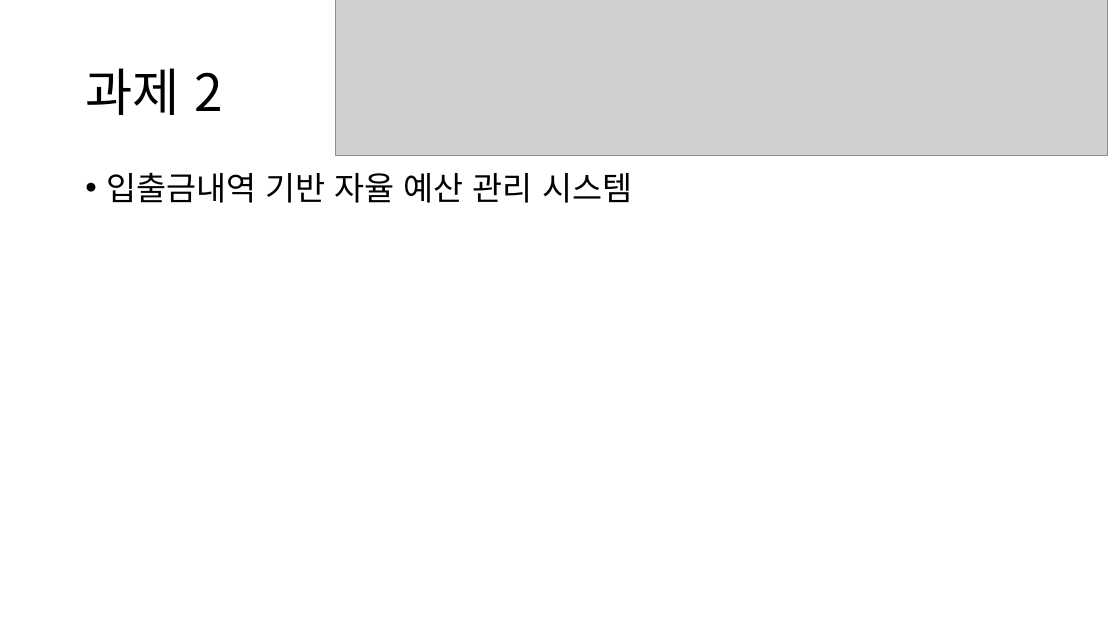
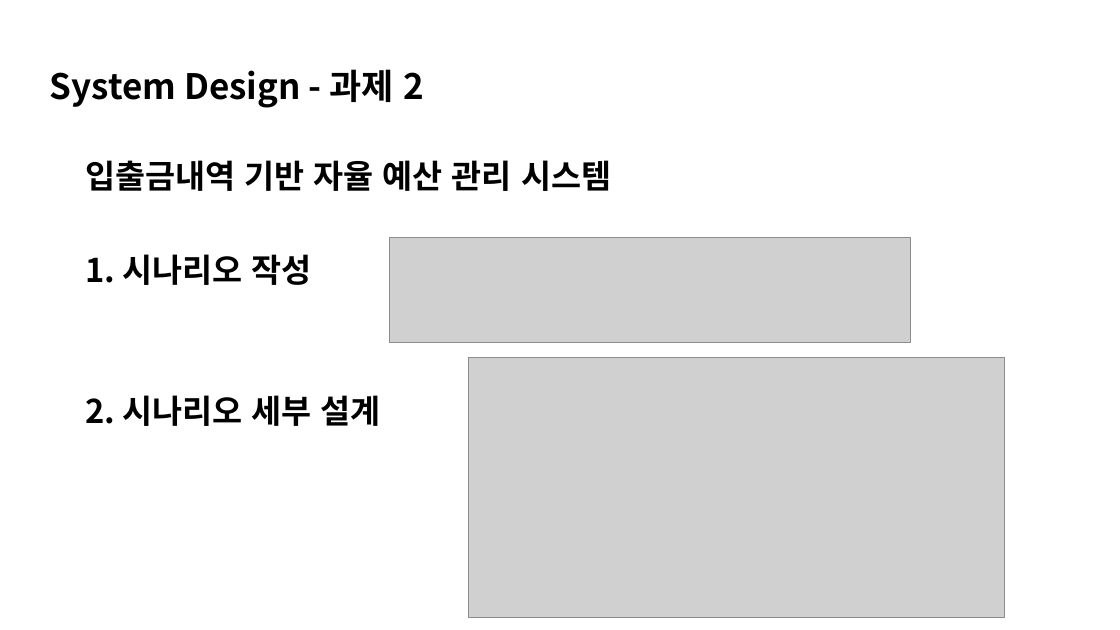
Before and after one commit to TUK-pedestrianSafety/document, a slide deck: slide 14 of ppt/소프트웨어 응용설계 발표자료.pptx. Drawn at 1120x630 pixels with LibreOffice and Linux fonts; fonts in the diff are those of the drawing; grey boxes stand for pictures. Boxes give left, top, right and bottom in pixels: in the first picture for what was removed or moved away, otherwise in the second. Text is boxed around its words. In the diff, an @@ line names an element or a change of style, - is before the commit and + after.

```diff
--- a/ppt/소프트웨어 응용설계 발표자료.pptx
+++ b/ppt/소프트웨어 응용설계 발표자료.pptx
@@ picture removed at (x1=336, y1=0, x2=1108, y2=155) @@
@@ text at (x1=50, y1=69, x2=425, y2=108): text changed; size 44 to 30 pt; bold on @@
-과제 2
+System Design - 과제 2
@@ text "입출금내역 기반 자율 예산 관리 ..." moved from (x1=106, y1=172, x2=632, y2=203) to (x1=85, y1=160, x2=611, y2=426) @@
@@ text at (x1=85, y1=160, x2=611, y2=191): bold on in "입출금내역 기반 자율 예산 관리 시스템"; bullet • to none @@
@@ picture added at (x1=390, y1=237, x2=911, y2=342) @@
@@ text at (x1=85, y1=254, x2=381, y2=426): paragraphs added @@
+1. 시나리오 작성
+2. 시나리오 세부 설계
@@ picture added at (x1=469, y1=357, x2=1005, y2=618) @@
```
Also in this commit, not shown: 18 other slides changed, 10 slides added, 8 slides removed.
